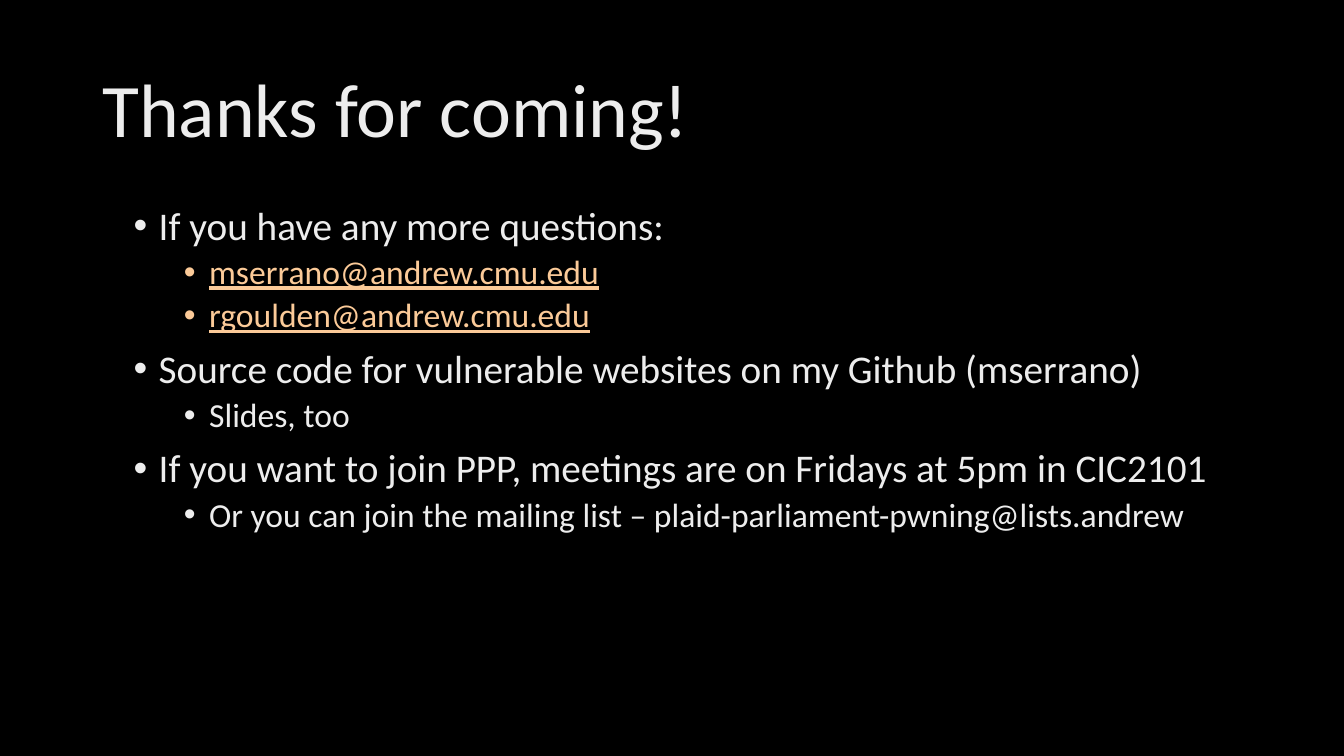
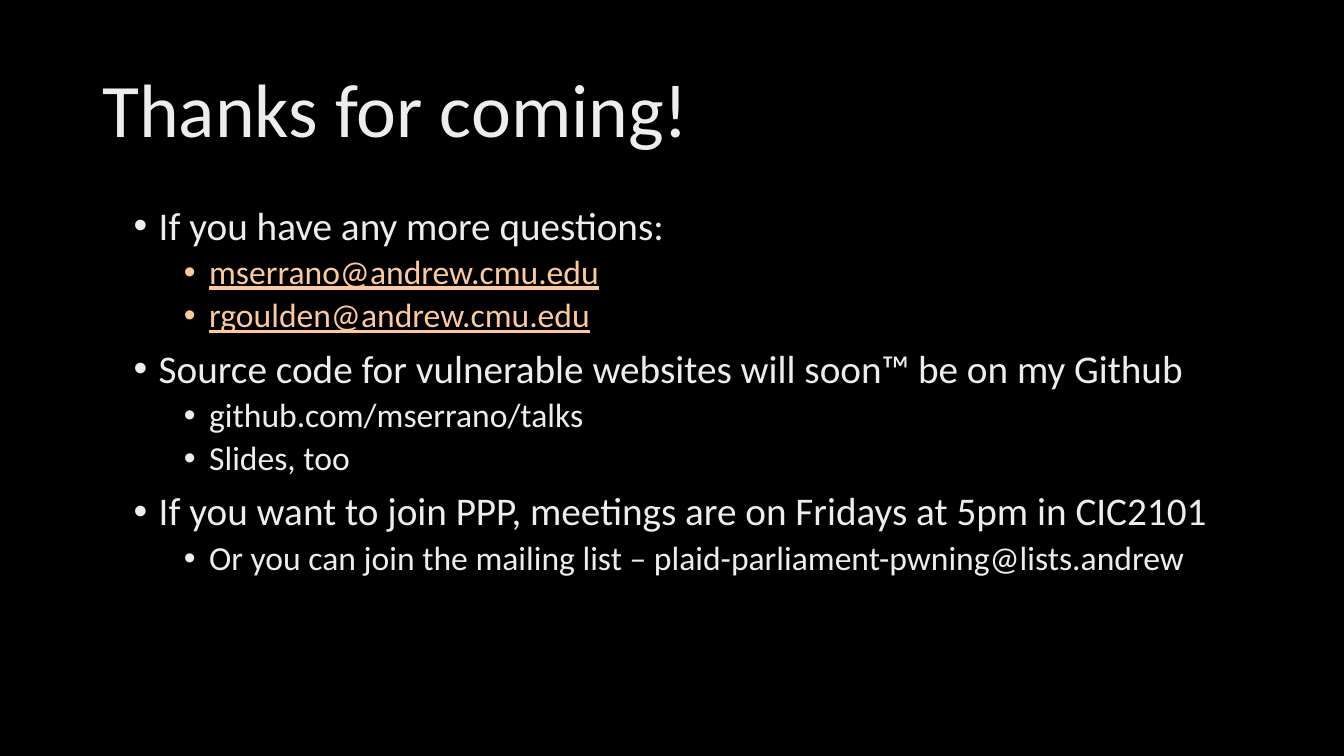
Before and after one commit to mserrano/talks, a slide deck: slide 41 of crashcourse-websec/slides.pptx (slide 40 before the commit). Drawn at 1344x756 pixels with LibreOffice and Linux fonts; fonts in the diff are those of the drawing; background and template pictures are left out. Boxes give left, top, right and bottom in pixels: in the first picture for what was removed or moved away, otherwise in the second. Text is boxed around its words. In the diff, an @@ line names an element or a change of style, - is before the commit and + after.

```diff
--- a/crashcourse-websec/slides.pptx
+++ b/crashcourse-websec/slides.pptx
@@ text at [159, 355, 1182, 433]: text changed @@
-• Source code for vulnerable websites on my Github (mserrano)
+• Source code for vulnerable websites will soon™ be on my Github
+  • github.com/mserrano/talks
```
Also in this commit, not shown: 3 other slides changed, 2 slides added, 1 slide removed.
